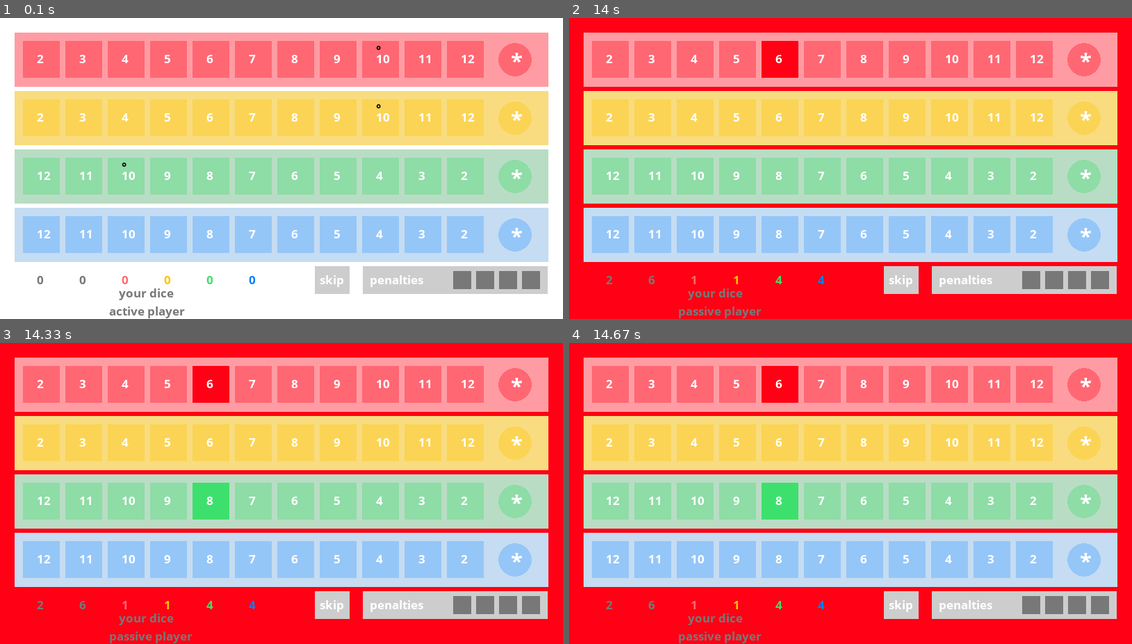
Above: before the commit, frames 1-4 (two rows, left to right).
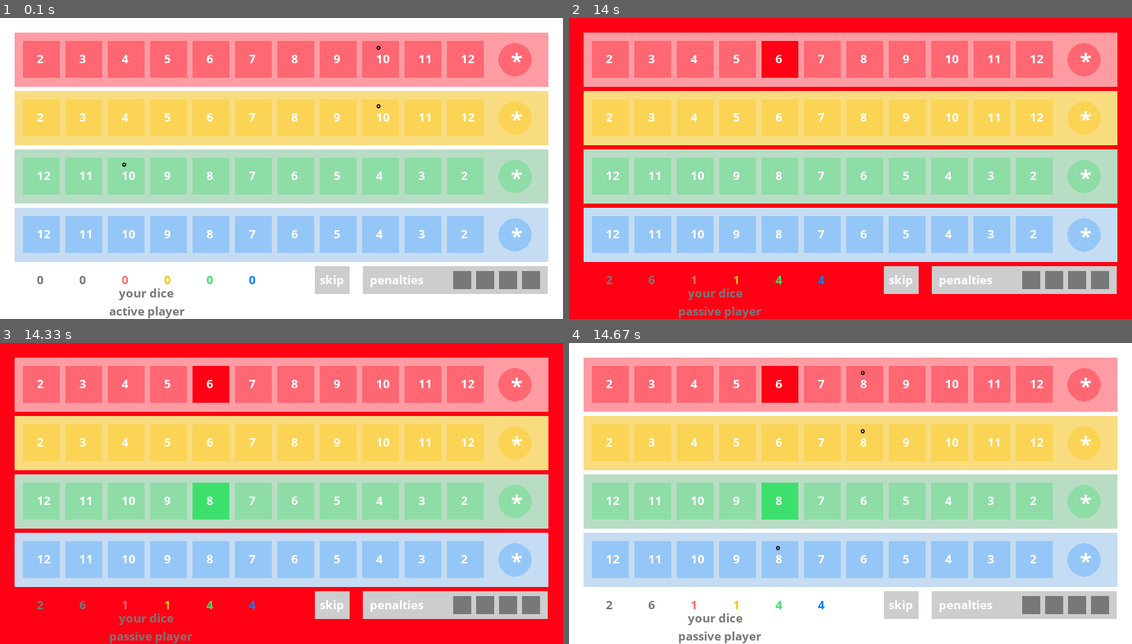
Above: after the commit, the same moments.

Repository: sjanetzki/qwixx-trainer
Game: pygame game, started from game.py
Same seed, same stepped clock (60 frames per second), same inputs: the game is played once before the commit and once after it.
Inputs (mouse positions are in pixels of both pictures, inside the frame that each line leads up to):
- Up to frame 1 (0.1 s): no input
- Up to frame 2 (14 s): click "6" at 5.32 s; move the mouse to (1047, 228) at 5.6 s; click (1047, 228) at 5.7 s; click (681, 66) at 5.98 s; click (715, 219) at 6.32 s; click (726, 114) at 6.65 s; click (726, 144) at 6.98 s; click (726, 111) at 7.32 s; click (737, 192) at 7.65 s; click (884, 252) at 7.98 s; click (1025, 240) at 8.32 s; click (721, 270) at 8.65 s; click (743, 243) at 8.98 s; click (889, 120) at 9.32 s; click (873, 249) at 9.65 s; click (642, 114) at 9.98 s; click (878, 84) at 10.32 s; click (929, 186) at 10.65 s; click (934, 273) at 10.98 s; click (670, 177) at 11.32 s; click (951, 213) at 11.65 s; click (816, 234) at 11.98 s; click (901, 141) at 12.32 s; click (951, 186) at 12.65 s; click (822, 246) at 12.98 s; click (844, 105) at 13.32 s; click (743, 57) at 13.65 s; click (1025, 204) at 13.98 s
- Up to frame 3 (14.33 s): click "8" at 14.32 s
- Up to frame 4 (14.67 s): no input

Frames 1-3 are identical in both runs. In frame 4, 28% of the frame differs, in the area x 0-100%, y 0-100%.

Commit message:
Fix bugs related to Trainer

Diff:
--- a/ai_player.py
+++ b/ai_player.py
@@ -40,7 +40,7 @@
     def cross_active(self, lst_eyes, valid_turns) -> List[CrossPossibility]:
         """crosses the best known active turn"""
         super().cross_active(lst_eyes, valid_turns)
-        sleep(1)
+        # sleep(1)
         return self._find_best_turns(valid_turns, True)
 
     def cross_passive(self, lst_eyes, valid_turns):
--- a/board.py
+++ b/board.py
@@ -60,7 +60,8 @@
     def _make_colored_cross(self, eyes, row, completed_lines):
         """make cross in a colored row"""
         assert (eyes in range(2, 13))
-        assert (not completed_lines[row])    # row closed -> no crosses can be made there anymore
+        if completed_lines[row]:
+            assert (not completed_lines[row])    # row closed -> no crosses can be made there anymore
         if row in (Row.RED, Row.YELLOW):
             cross_last_number = eyes == 12
         else:
--- a/game.py
+++ b/game.py
@@ -142,7 +142,7 @@
             assert (len(turns) == 1)
             is_turn_valid = self._make_valid_turn(player_index, turns[0], valid_turns, is_active_player)
             previous_turn = turns[0]
-        self.lst_player[player_index].inform(self.lst_boards, self.completed_lines, player_index)
+        self.lst_player[player_index].inform(self.lst_boards, player_index)
 
         turn_index += 1
         is_turn_valid = False
@@ -177,29 +177,31 @@
             if len(turns) == 2:
                 is_turn_valid = self._make_valid_turn(player_index, turns[1], valid_turns, is_active_player, turns[0])
 
-    def _direct_turns_of_all_players(self) -> None:
-        """directs when the players are prompted to do their turns"""
-        for active_player_index in range(self.player_count):
-            lst_eyes = self.dice.throw_dice()
-            for player_index in range(self.player_count):
-                player = self.lst_player[player_index]
-                is_active_player = player_index == active_player_index
-                if isinstance(player, HumanPlayer) and is_active_player:
-                    self._make_turns_for_active_human_player(lst_eyes, player_index, player, is_active_player)
-                else:
-                    self._make_turns_for_ai_or_passive_human_player(lst_eyes, player_index, player, is_active_player)
-
-            # inform all players about new game situation AFTER they made their turns
-            for player_index in range(self.player_count):
-                self.lst_player[player_index].inform(self.lst_boards, self.completed_lines, player_index)
-            if self._is_completed():
-                print(self.compute_ranking())
-                exit(0)  # print results
-
     def play(self) -> None:
-        """manages the run of a game (Game Master) until the game is completed; also used by the trainer"""
-        while True:
-            self._direct_turns_of_all_players()
+        """manages the run of a game (Game Master) until the game is completed; directs when the players are prompted to
+         do their turns; also used by the trainer"""
+        game_in_progress = True
+        while game_in_progress:
+            for active_player_index in range(self.player_count):
+                lst_eyes = self.dice.throw_dice()
+                for player_index in range(self.player_count):
+                    player = self.lst_player[player_index]
+                    is_active_player = player_index == active_player_index
+                    if isinstance(player, HumanPlayer) and is_active_player:
+                        self._make_turns_for_active_human_player(lst_eyes, player_index, player, is_active_player)
+                    else:
+                        self._make_turns_for_ai_or_passive_human_player(lst_eyes, player_index, player,
+                                                                        is_active_player)
+                if self._is_completed():
+                    print(self.compute_ranking())
+                    game_in_progress = False
+
+                # inform all players about new game situation AFTER they made their turns
+                for player_index in range(self.player_count):
+                    self.lst_player[player_index].inform(self.lst_boards, player_index)
+
+                if not game_in_progress:
+                    break                   # todo execute turns for all players and evaluate turns (separate)
 
 
 if __name__ == "__main__":
--- a/player.py
+++ b/player.py
@@ -24,17 +24,14 @@
 
 class Player(ABC):
     """makes all decision for doing crosses and informs the player about the state of the boards"""
-    def __init__(self, name, opponents, ui=None):
+    def __init__(self, name, opponents, ui=None):        # !!! remember to reset all variables update start_new_game !!!
         self.name = name
         self.opponents = opponents
         self.ui = ui
         self.board = Board()         # own board
         self.others = []
         for opponent_index in range(self.opponents):
-            self.others.append(Board())     # list with board of the others # todo avoid duplicated boards
-        self.wish = (-1, -1)
-        self.completed_lines = [False, False, False, False]
-        self.lst_eyes = [0, 0, 0, 0, 0, 0]
+            self.others.append(Board())     # list with board of the others # todo #1 avoid duplicated boards
 
     def start_new_game(self) -> None:
         """sets up a new game"""
@@ -57,7 +54,7 @@
         self.ui.lst_eyes = lst_eyes
         self.ui.is_active_player = False
 
-    def inform(self, boards, completed_lst, own_index) -> None:
+    def inform(self, boards, own_index) -> None:
         """informs about boards of all players and updates the knowledge about completed lines/rows"""
         self.board = boards[own_index]
         self._update_ui()
@@ -68,7 +65,6 @@
                 self.others[player_index] = boards[player_index]
             else:
                 self.others[player_index - 1] = boards[player_index]
-        self.completed_lines = completed_lst
 
     def inform_about_invalid_turn(self) -> None:
         """informs UI about an invalid turn done by the (human) player"""
@@ -89,7 +85,7 @@
             return
         self.ui.show_options_on_board(possibility_lst)
 
-    def _get_situation(self, is_active_player=None, turns=None):
+    def _get_situation(self, completed_lines=None, is_active_player=None, turns=None):
         """creates an numpy array (situation) that describes all boards"""
         if turns is None:
             turns = [None]
@@ -98,13 +94,13 @@
         for player_index in range(player_count):
             # highest player_index is the own index
             if player_index < self.opponents:
-                board = self.others[player_index]
+                board = self.others[player_index] # todo #1 pass list as function parameter with board of all players, player knows own index
             else:
                 board = deepcopy(self.board)
-                for turn in turns:
+                for turn in turns:                          # todo split -> with/without turns
                     if turn is not None:
                         assert(is_active_player is not None)
-                        board.cross(turn, self.completed_lines, is_active_player)
+                        board.cross(turn, completed_lines, is_active_player)
             for parameter_type in range(9):
                 if parameter_type % 2 == 0 and parameter_type != 8:
                     situation_value = board.row_numbers[parameter_type // 2]
@@ -117,7 +113,7 @@
 
     @staticmethod
     def _get_points_situation_(situation):
-        """calculates current points of all player"""
+        """calculates current points of all players"""
         player_count = int(len(situation) / 9)
         player_situation_sums = []
         points_situation = np.zeros((player_count * 5,))  # we ignore row limits
